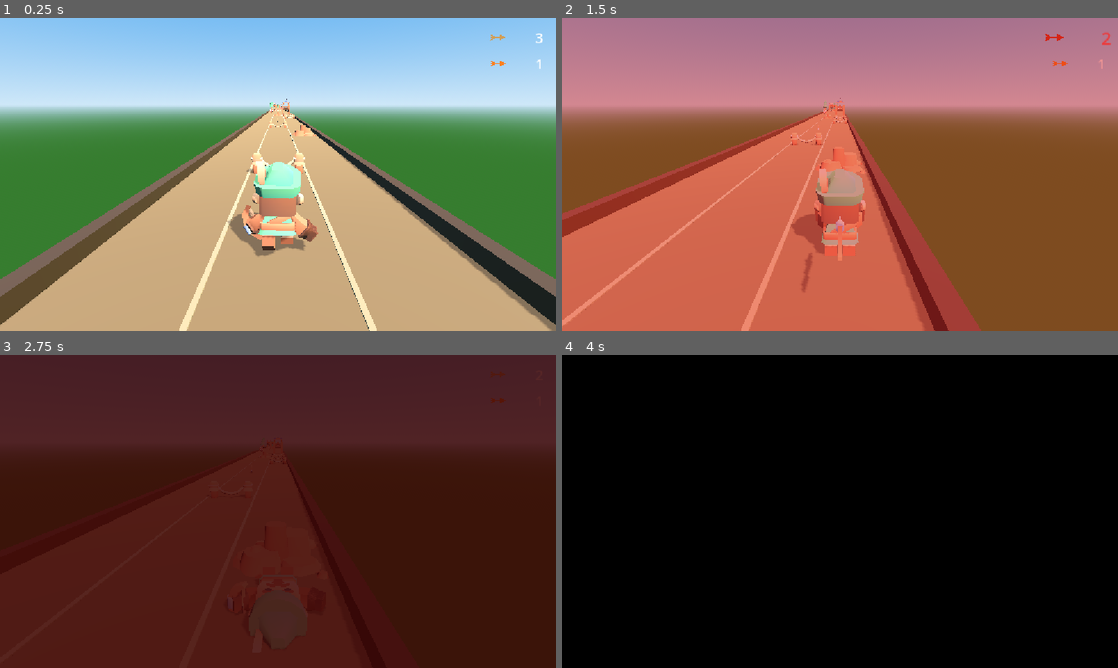
Above: before the commit, frames 1-4 (two rows, left to right).
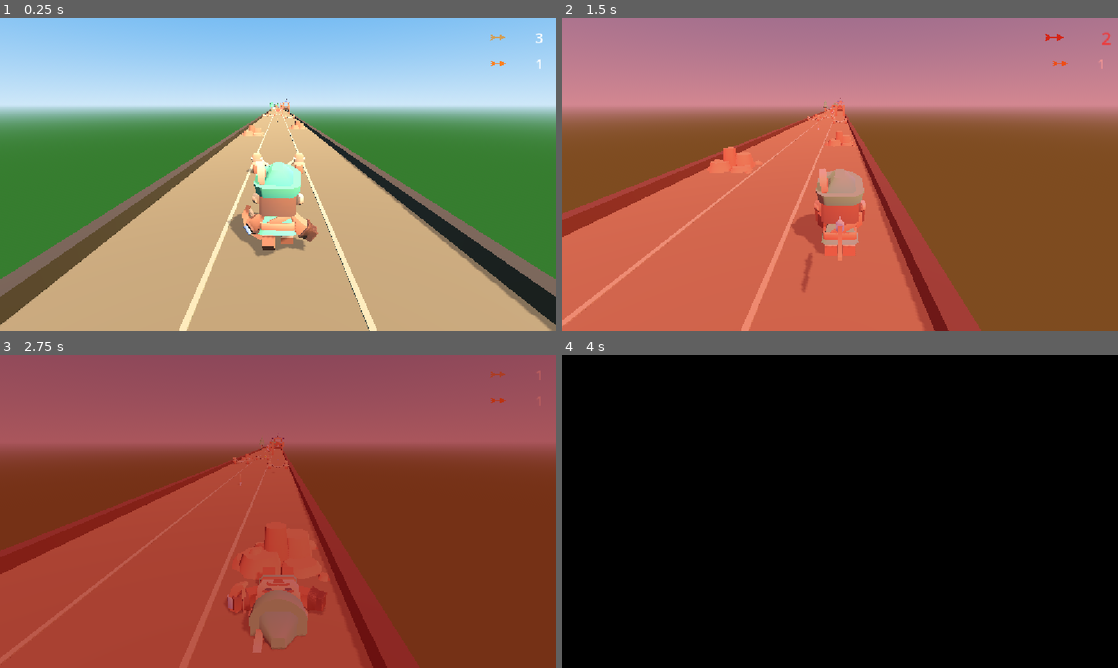
Above: after the commit, the same moments.

Repository: emrullah-enis-ctnky/RobinRunnerGame-Godot
Game: Godot game, scene res://scenes/world/world.tscn
Same seed, same stepped clock (60 frames per second), same inputs: the game is played once before the commit and once after it.
Inputs (mouse positions are in pixels of both pictures, inside the frame that each line leads up to):
- Up to frame 1 (0.25 s): no input
- Up to frame 2 (1.5 s): tap Enter (ui_accept) at 0.5 s; move the mouse to (962, 158) at 0.52 s; hold Right (move_right) 0.53-1.25 s; tap F (shoot) at 0.6 s; click (962, 158) at 0.67 s; tap Space (jump) at 0.77, 1.07 s; drag from (728, 190) to (812, 237) at 1.27 s
- Up to frame 3 (2.75 s): move the mouse to (333, 442) at 2.02 s; hold Right (move_right) from 2.03 s (still down); tap F (shoot) at 2.1 s
- Up to frame 4 (4 s): release Right (move_right) at 2.75 s; drag from (812, 574) to (673, 464) at 2.77 s; move the mouse to (1006, 558) at 3.52 s; hold Left (move_left) from 3.53 s (still down); tap F (shoot) at 3.6 s; tap Space (jump) at 3.77 s

The runs differ from the first frame. In frame 1, 0.3% of the frame differs, in the area x 43-57%, y 27-38%; in frame 2, 0.3%; in frame 3, 100%, in the area x 0-100%, y 0-100%; in frame 4, nothing differs.

Commit message:
balance(world): spread chunk hazards evenly across the three lanes
Hazard rows now track per-lane usage: single-hazard rows block the least-used
lane and dense rows choose the free lane that blocks the two least-used lanes,
so a layout with three or more hazards always covers every lane.

Co-authored-by: CommandCodeBot <noreply@commandcode.ai>

Diff:
--- a/scripts/world/chunk_hazard_generator.gd
+++ b/scripts/world/chunk_hazard_generator.gd
@@ -14,6 +14,7 @@
 var _chunk: TrackChunk
 var _lane_objects: Node3D
 var _generated: Array[Node3D] = []
+var _lane_usage: Array[int] = [0, 0, 0]
 
 
 ## Finds the owning chunk and regenerates the layout every time it is recycled.
@@ -43,6 +44,7 @@
 	if _lane_objects == null or hazard_scenes.is_empty():
 		return
 
+	_lane_usage = [0, 0, 0]
 	var rows: Array[float] = _pick_rows()
 	var previous_free_lane: int = _NO_LANE
 
@@ -55,9 +57,11 @@
 					blocked.append(lane)
 			previous_free_lane = free_lane
 		else:
-			blocked.append(_pick_blocked_lane(previous_free_lane))
+			blocked.append(_pick_least_used_lane())
 			previous_free_lane = _NO_LANE
 
+		for lane in blocked:
+			_lane_usage[lane] += 1
 		_spawn_row(blocked, row_z)
 
 
@@ -80,22 +84,36 @@
 	return chosen
 
 
-## Returns a free lane at most one lane away from the previous dense row's free lane.
+## Returns the free lane that blocks the two least-used lanes, at most one lane
+## away from the previous dense row's free lane.
 func _pick_free_lane(previous_free_lane: int) -> int:
+	var candidates: Array[int] = []
 	if previous_free_lane == _NO_LANE:
-		return _rng.randi_range(0, 2)
-	return clampi(previous_free_lane + _rng.randi_range(-1, 1), 0, 2)
+		candidates = [0, 1, 2]
+	else:
+		for lane in range(previous_free_lane - 1, previous_free_lane + 2):
+			if lane >= 0 and lane <= 2:
+				candidates.append(lane)
+
+	var highest_usage: int = -1
+	for lane in candidates:
+		highest_usage = maxi(highest_usage, _lane_usage[lane])
+
+	var ties: Array[int] = []
+	for lane in candidates:
+		if _lane_usage[lane] == highest_usage:
+			ties.append(lane)
+	return ties[_rng.randi_range(0, ties.size() - 1)]
 
 
-## Picks a blocked lane that keeps the previous dense row's free lane open.
-func _pick_blocked_lane(previous_free_lane: int) -> int:
-	if previous_free_lane == _NO_LANE:
-		return _rng.randi_range(0, 2)
-
-	var lane: int = _rng.randi_range(0, 2)
-	while lane == previous_free_lane:
-		lane = _rng.randi_range(0, 2)
-	return lane
+## Picks the least-used lane so hazards spread evenly across the track.
+func _pick_least_used_lane() -> int:
+	var lowest_usage: int = _lane_usage.min()
+	var ties: Array[int] = []
+	for lane in range(3):
+		if _lane_usage[lane] == lowest_usage:
+			ties.append(lane)
+	return ties[_rng.randi_range(0, ties.size() - 1)]
 
 
 ## Instantiates one distinct hazard per blocked lane in the row.
--- a/tests/unit/test_obstacles.gd
+++ b/tests/unit/test_obstacles.gd
@@ -372,13 +372,19 @@
 	row_order.sort()
 	row_order.reverse()
 
+	var lanes: Array = [GameConfig.LANE_LEFT, GameConfig.LANE_CENTER, GameConfig.LANE_RIGHT]
+	var lane_usage: Dictionary = {}
+	var blocked_total: int = 0
 	var previous_dense_free: int = 99
 	for row_index in row_order:
 		var blocked_lanes: Array = rows[row_index]
 		_assert(blocked_lanes.size() < 3,
 			"%s must never block all three lanes in one row." % path)
 
-		var lanes: Array = [GameConfig.LANE_LEFT, GameConfig.LANE_CENTER, GameConfig.LANE_RIGHT]
+		for lane in blocked_lanes:
+			lane_usage[lane] = lane_usage.get(lane, 0) + 1
+		blocked_total += blocked_lanes.size()
+
 		var free_lanes: Array = []
 		for lane in lanes:
 			if not blocked_lanes.has(lane):
@@ -393,6 +399,12 @@
 			previous_dense_free = free_lanes[0] if free_lanes.size() == 1 else 99
 		else:
 			previous_dense_free = 99
+
+	# Once there are enough hazards, none of the three lanes may stay empty.
+	if blocked_total >= 3:
+		for lane in lanes:
+			_assert(lane_usage.get(lane, 0) > 0,
+				"%s must spread hazards across all three lanes (lane %d unused)." % [path, lane])
 
 
 ## Returns the first collision shape directly owned by a physics body.
Not shown, changed: memory-bank/progress.md
